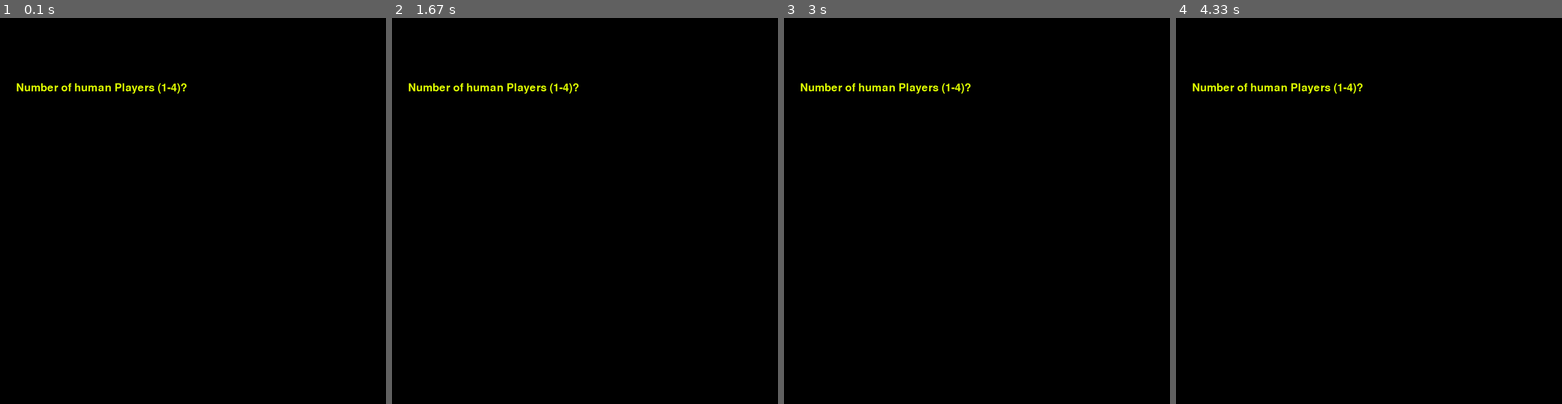
Above: before the commit, frames 1-4 (left to right).
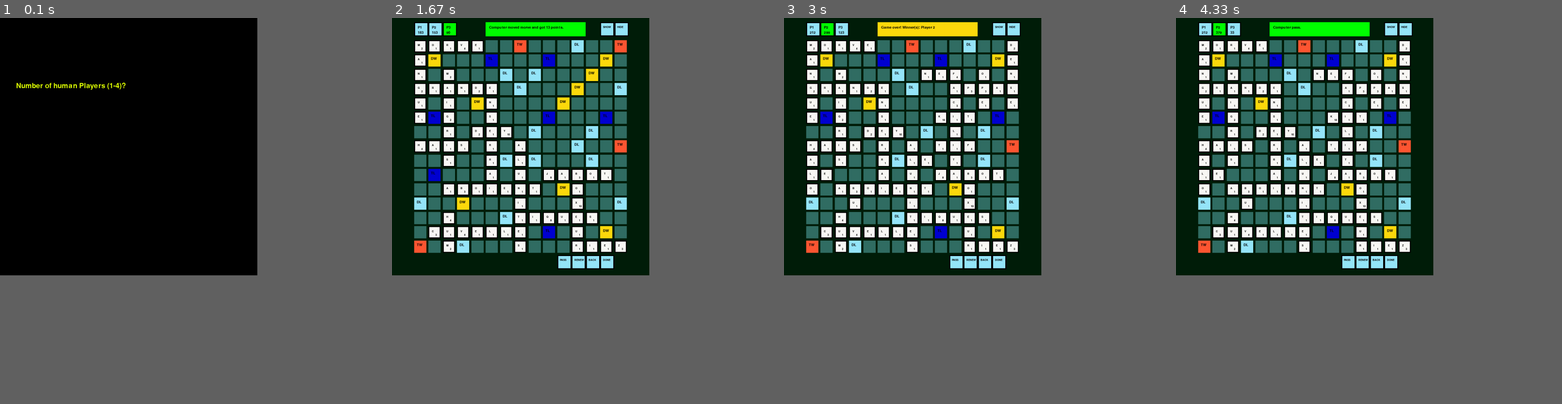
Above: after the commit, the same moments.

Repository: vv-ss/avpython
Game: pygame game, started from jugend_forscht/scrabble/board.py
The game is run twice, just before and just after one commit, with the same random seed, the same clock (stepped at 60 frames per second) and the same inputs.
Inputs:
- Up to frame 1 (0.1 s): no input
- Up to frame 2 (1.67 s): tap 0 at 0.33 s; tap F at 0.67 s
- Up to frame 3 (3 s): no input
- Up to frame 4 (4.33 s): no input
In our replay, the window is 900x900 before the commit and 600x600 after it. These sizes can differ from the game's own. Grey fills any space a smaller window leaves; there, only what the larger window draws over its background counts as a difference.

The runs differ from the first frame. In frame 1, 0.5% of the frame differs, in the area x 4-49%, y 16-20%; in frame 2, 42%, in the area x 0-67%, y 0-67%; in frame 3, 41%; in frame 4, 41%.

Commit message:
Super mode

Diff:
--- a/jugend_forscht/scrabble/board.py
+++ b/jugend_forscht/scrabble/board.py
@@ -26,7 +26,7 @@
 pygame.font.init()
 
 # Variabeln, die später gebraucht werden
-factor = 2
+factor = 3
 highlighted_row = 0
 highlighted_column=0
 highlighted_tile=' '
@@ -186,7 +186,7 @@
                 buchstabe_auf_brett = tilesdict[(row, s)][0]
             else:
                 buchstabe_auf_brett = currentmove[(row, s)][0]
-            print("came with", buchstabe_auf_brett, buchstaben_punkte[buchstabe_auf_brett], row, s, board[row][s])
+            #print("came with", buchstabe_auf_brett, buchstaben_punkte[buchstabe_auf_brett], row, s, board[row][s])
             if board[row][s] == '00' or board[row][s] == '--':
                 points = points + buchstaben_punkte[buchstabe_auf_brett]
             if board[row][s] == 'DL':
@@ -241,9 +241,7 @@
                     total_times = 3
             r += 1
         points *= total_times
-    if len(currentmove)-1== 7:
-        points += 50
-    print ("Word ", wort, " has points ", points)
+    print("Word ", wort, " has points ", points)
     return points
 
 
@@ -254,9 +252,19 @@
 pygame.display.set_caption('Scrabble game by Aarav and Viyona')
 
 # Buchstabenwerte
-buchstaben_punkte = {'a': 1, 'ä': 6, 'b': 3, 'c': 4, 'd': 1, 'e': 1, 'f': 4, 'g': 2, 'h': 2, 'i': 1, 'j': 6, 'k': 4, 'l': 2, 'm': 3,
+buchstaben_punkte = {}
+def set_buchstaben_punkte(sprache):
+    global buchstaben_punkte
+    if sprache == 'de':
+        buchstaben_punkte = {'a': 1, 'ä': 6, 'b': 3, 'c': 4, 'd': 1, 'e': 1, 'f': 4, 'g': 2, 'h': 2, 'i': 1, 'j': 6, 'k': 4, 'l': 2, 'm': 3,
      'n': 1, 'o': 2, 'ö': 8, 'p': 4, 'q': 10, 'r': 1, 's': 1, 't': 1, 'u': 1, 'ü' : 6, 'v': 6, 'w': 3, 'x': 8, 'y': 10, 'z': 3, '*' : 0}
-
+    if sprache == 'en':
+        buchstaben_punkte = {'a': 1, 'b': 3, 'c': 3, 'd': 2, 'e': 1, 'f': 4, 'g': 2, 'h': 4, 'i': 1, 'j': 8, 'k': 5, 'l': 1, 'm': 3,
+     'n': 1, 'o': 1, 'p': 3, 'q': 10, 'r': 1, 's': 1, 't': 1, 'u': 1, 'v': 4, 'w': 4, 'x': 8, 'y': 4, 'z': 10, '*' : 0}
+    if sprache == 'fr':
+        buchstaben_punkte = {'a': 1, 'b': 3, 'c': 3, 'd': 2, 'e': 1, 'f': 4, 'g': 2, 'h': 4, 'i': 1, 'j': 8, 'k': 10, 'l': 1, 'm': 2,
+         'n': 1, 'o': 1, 'p': 3, 'q': 8, 'r': 1, 's': 1, 't': 1, 'u': 1, 'v': 4, 'w': 10, 'x': 10,
+         'y': 10, 'z': 3, '*': 0}
 # Die Brettfarbe wird entschieden
 def decide_color(m,n):
     red1=[(0,0),(0,7),(0,14),(7,0),(7,14),(14,0),(14,7),(14,14)]
@@ -368,7 +376,7 @@
         margin + column * cell_width + margin2 + cell_width / 2, margin + row * cell_width + margin2 + cell_width / 2))
     pygame.display.flip()
 
-# aktuellen Brett drucken
+# Aktuelles Brett drucken
 def letters_on_board():
     for kordinat in tilesdict:
         (m,n)=kordinat
@@ -380,7 +388,7 @@
         window.blit(points, (margin + n * cell_width + margin2 + cell_width / 2, margin + m * cell_width + margin2 + cell_width / 2))
     pygame.display.flip()
 
-# Spielknoepfe drucken
+# Spielknöpfe drucken
 def print_button(m,n,text,color):
     pygame.draw.rect(window, color, pygame.Rect(margin + n * cell_width + margin2, margin + m * cell_width + margin2, cell_width, cell_width))
     pygame.draw.rect(window, black, pygame.Rect(margin + n * cell_width + margin2, margin + m * cell_width + margin2, cell_width, cell_width), 3)
@@ -411,7 +419,7 @@
     best_move = {}
     best_gestell_buchstaben = []
     bestword = ''
-    print("came in senkrecht", minr, maxr, row, spalte, buchstabe, gestell)
+    #print("came in senkrecht", minr, maxr, row, spalte, buchstabe, gestell)
     max_characters_from_gestell = min(7, maxr - minr)
     for num_characters_from_gestell in range(1, max_characters_from_gestell + 1):
         alle_kombinationen = list(itertools.permutations(gestell, num_characters_from_gestell))
@@ -433,6 +441,8 @@
                         move[(start_pos, spalte)] = i
                         start_pos += 1
                     score = board_punkte(worttuple, "down", move)
+                    if len(move) == 8:
+                        score +=50
                     print(score)
                     if score > best_score:
                         best_score = score
@@ -447,7 +457,7 @@
     best_move = {}
     best_gestell_buchstabe = []
     bestword = ''
-    print("came in waagerecht", row, column, minc, maxc, buchstabe, gestell)
+    #print("came in waagerecht", row, column, minc, maxc, buchstabe, gestell)
     max_characters_from_gestell = min(7, maxc - minc)
     for num_characters_from_gestell in range(1, max_characters_from_gestell + 1):
         alle_kombinationen = list(itertools.permutations(gestell, num_characters_from_gestell))
@@ -469,6 +479,8 @@
                         move[(row, start_pos)] = i
                         start_pos += 1
                     score = board_punkte(worttuple, "right", move)
+                    if len(move) == 8:
+                        score +=50
                     print(score)
                     if score > best_score:
                         best_score = score
@@ -791,6 +803,7 @@
 
 # Computer beobachtet ob der Spieler "2","3" oder "4" drückt
 num_players = 0
+super_mode = False
 while True:
     if num_players!=0:
         break
@@ -813,14 +826,21 @@
             if event.key == pygame.K_4:
                 num_players = 4
                 print("Key 4 has been pressed")
+            if event.key == pygame.K_0:
+                num_players = 3
+                super_mode = True
+                print("Super Mode on :-) 3 Com")
                 break
 # Computer schreibt die Antwort der zweiten Frage darunter
-answer1= font4.render("You chose " + str(num_players), True, neonblue)
+if not super_mode:
+    answer1= font4.render("You chose " + str(num_players), True, neonblue)
+else:
+    answer1 = font4.render("Super Mode On, 3 Computers playing!", True, neonblue)
 window.blit(answer1, (50,250))
 pygame.display.flip()
 
 # Computer frägt die zweite Frage
-question1=font4.render('Language? (d for Deutsch, e for English, f for Franzosisch',True,neongrün)
+question1=font4.render('Language? (d für Deutsch, e for english, f pour francais)',True,neongrün)
 window.blit(question1, (50,350))
 pygame.display.flip()
 
@@ -846,6 +866,7 @@
                 print("Key f has been pressed")
                 break
 # Computer schreibt die Antwort der dritten Frage darunter
+set_buchstaben_punkte(sprache)
 answer1= font4.render("You chose " + sprache, True, neonblue)
 window.blit(answer1, (50,450))
 pygame.display.flip()
@@ -853,7 +874,7 @@
 # Wenn es 2/3 Spieler gibt frägt der Computer, ob man
 # einen Computerspieler addieren möchte
 computer_player = False
-if 1 < num_players < 4:
+if 1 < num_players < 4 and not super_mode:
     computer_player = add_computer_player()
     if computer_player:
         num_players += 1
@@ -890,7 +911,8 @@
 
 # Spielablauf
 currentmove={}
-#tilesdict[(7,7)]='a'
+if super_mode:
+    tilesdict[(7,7)]='a'
 print(gestell)
 renew_is_active = False
 renew_letters = []
@@ -910,9 +932,9 @@
             print_players(num_players, currentplayer, computer_player)
             print_message("Game over! Winner(s): " + x, gold)
             break
-    if computer_player and currentplayer == num_players-1:
+    if super_mode or (computer_player and currentplayer == num_players-1):
         (currentmove, score, gestell_buchstaben, word) = computermove(tilesdict, gestell[currentplayer])
-        print("Computer's move = ", currentmove, score)
+        print("Computer's move = ", currentmove, score, gestell[currentplayer])
         # Fall, wo der Computer nichts machen kann...
         if currentmove == {}:
             for gestell_letter in gestell[currentplayer]:
@@ -1006,6 +1028,7 @@
                     letters_on_board()
                     for (row, column) in currentmove:
                         paint_tile(row, column)
+                        gestell[currentplayer].append(currentmove[(row, column)])
                     currentplayer = (currentplayer + 1) % num_players
                     for i in range(len(gestell[currentplayer])):
                         remove_from_gestell(15, i)
